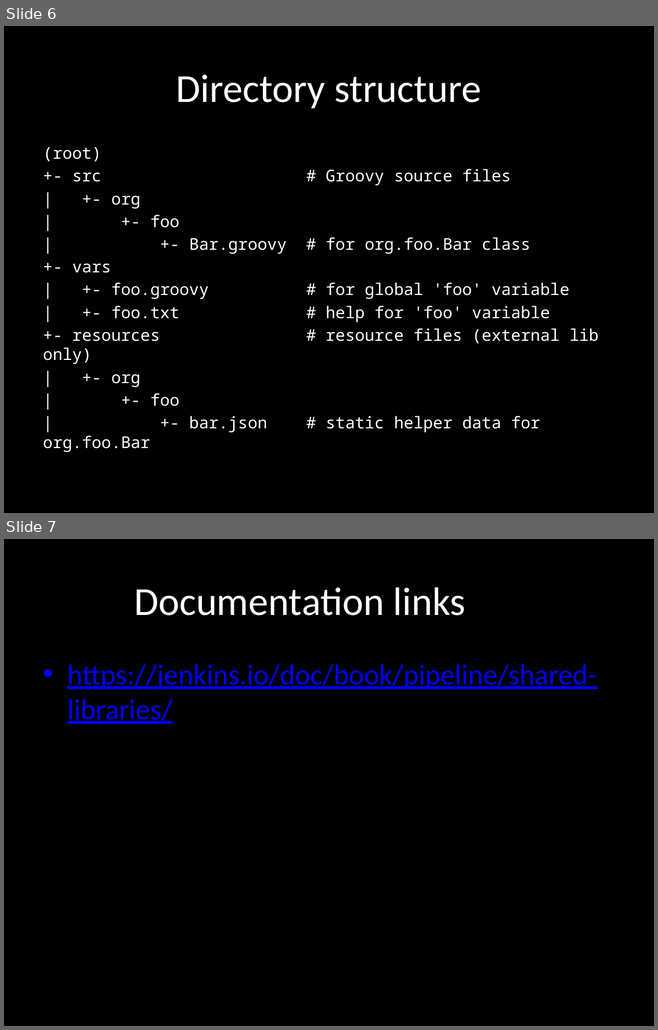
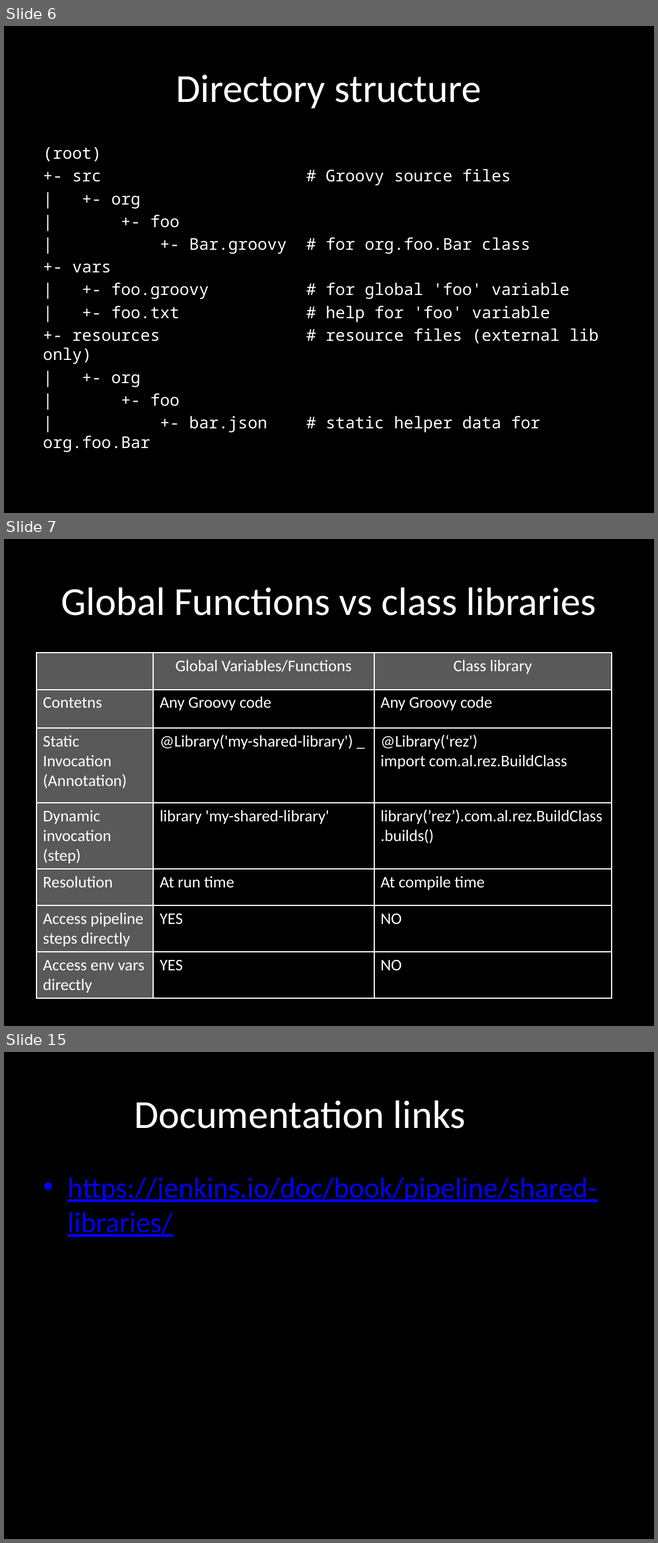
Before and after one commit to AnimalLogic/jenkins_pipeline, a slide deck: SharedPipelinePresentation.pptx. Shown one above the other, each under a label of ours: slides 6 and 7 before the commit, slides 6, 7 and 15 after it; the slides between them are not shown. The pictures are 658x1030 and 658x1543 pixels, drawn with LibreOffice and Linux fonts; fonts in the diff are those of the drawing. Boxes give left, top, right and bottom in pixels: in the first picture for what was removed or moved away, otherwise in the second. Text is boxed around its words. In the diff, an @@ line names an element or a change of style, - is before the commit and + after.

```diff
--- a/SharedPipelinePresentation.pptx
+++ b/SharedPipelinePresentation.pptx
@@ slide 7 added at bbox=[4, 539, 654, 1026], background #000000 @@
@@ title added at bbox=[61, 587, 596, 616], 44 pt, text #FFFFFF @@
+Global Functions vs class libraries
@@ table added at bbox=[36, 653, 611, 995], 7 rows, 3 columns @@
+ | Global Variables/Functions | Class library
+Contetns | Any Groovy code | Any Groovy code
+Static / Invocation / (Annotation) | @Library('my-shared-library') _ | @Library(‘rez') / import com.al.rez.BuildClass
+Dynamic invocation / (step) | library 'my-shared-library' | library(’rez’).com.al.rez.BuildClass.builds()
+Resolution | At run time | At compile time
+Access pipeline steps directly | YES | NO
+Access env vars directly | YES | NO
@@ what was slide 7 is now slide 15 @@
```
Also in this commit, not shown: 2 slides changed, 7 other slides added.
